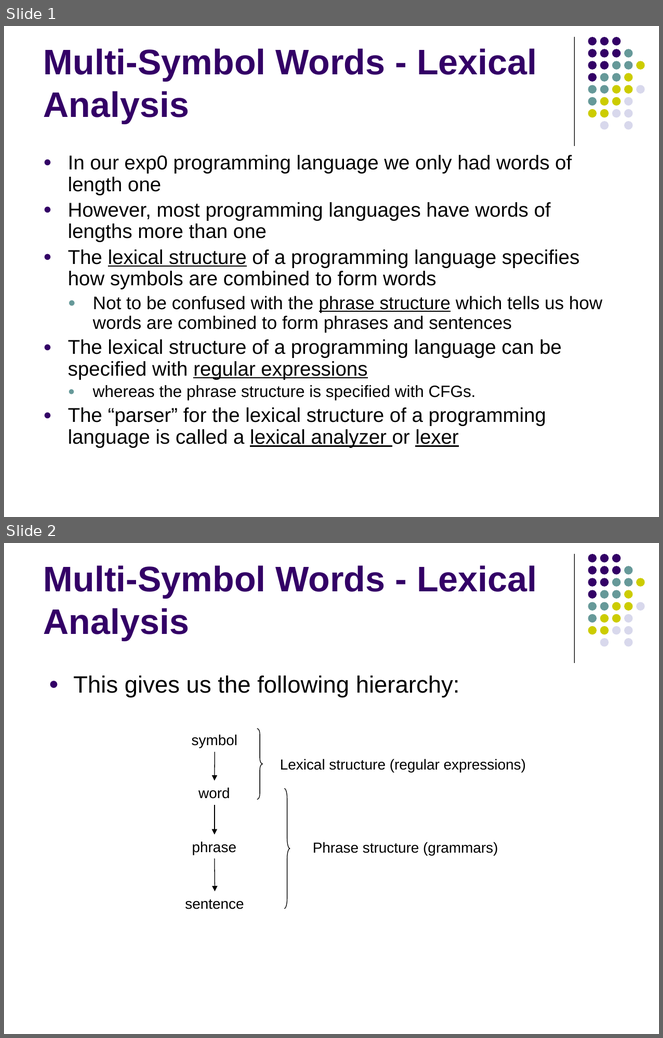
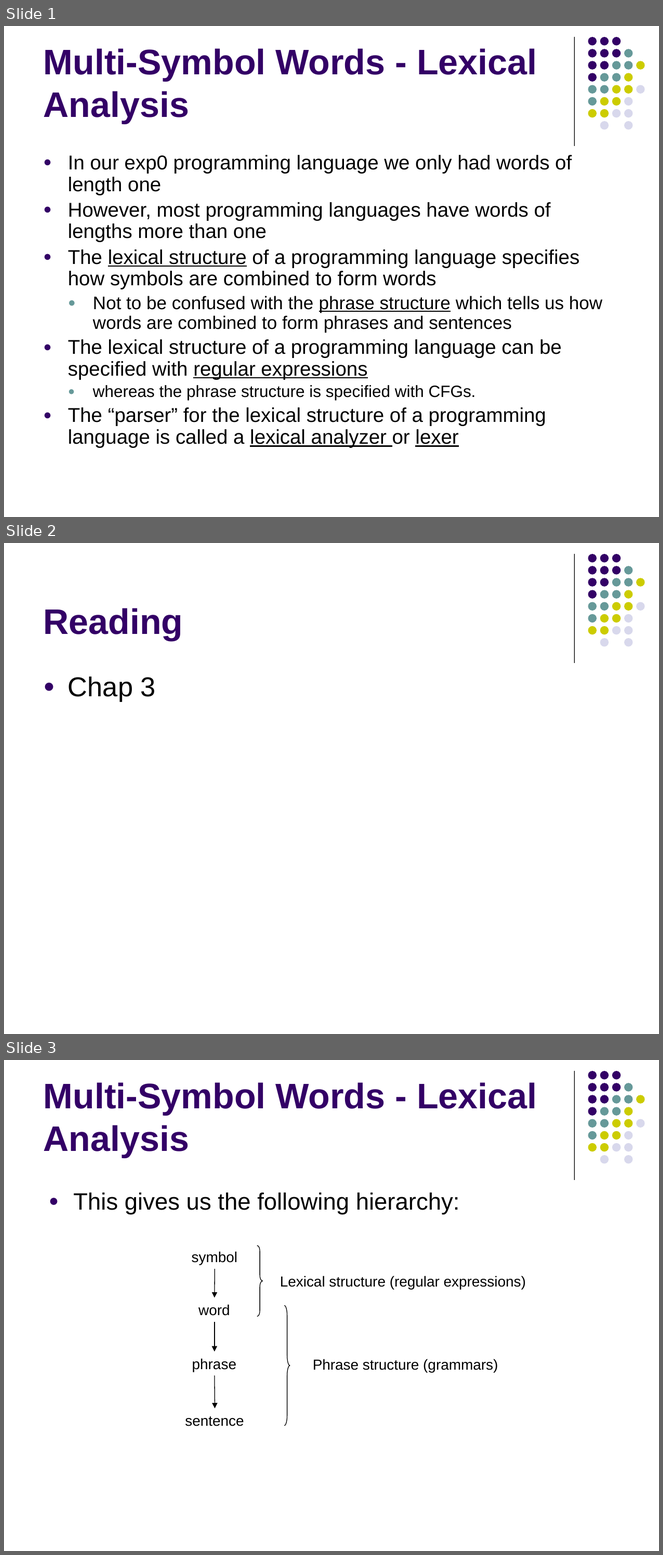
Before and after one commit to lutzhamel/CSC402, a slide deck: notes/csc402-ln004.pptx. Shown one above the other, each under a label of ours: slides 1 and 2 before the commit, slides 1, 2 and 3 after it. The pictures are 663x1038 and 663x1555 pixels, drawn with LibreOffice and Linux fonts; fonts in the diff are those of the drawing. Boxes give left, top, right and bottom in pixels: in the first picture for what was removed or moved away, otherwise in the second. Text is boxed around its words. In the diff, an @@ line names an element or a change of style, - is before the commit and + after.

```diff
--- a/notes/csc402-ln004.pptx
+++ b/notes/csc402-ln004.pptx
@@ slide 2 added at (4, 543, 659, 1034), background #FFFFFF; not listed: 32 template elements that a slide beside it also shows @@
@@ title added at (44, 608, 183, 641), 39 pt, text #330066, bold @@
+Reading
@@ text added at (68, 677, 156, 702), 30 pt, text #000000 @@
+● Chap 3
@@ what was slide 2 is now slide 3 @@
```
Also in this commit, not shown: 2 slides changed, 5 other files.
